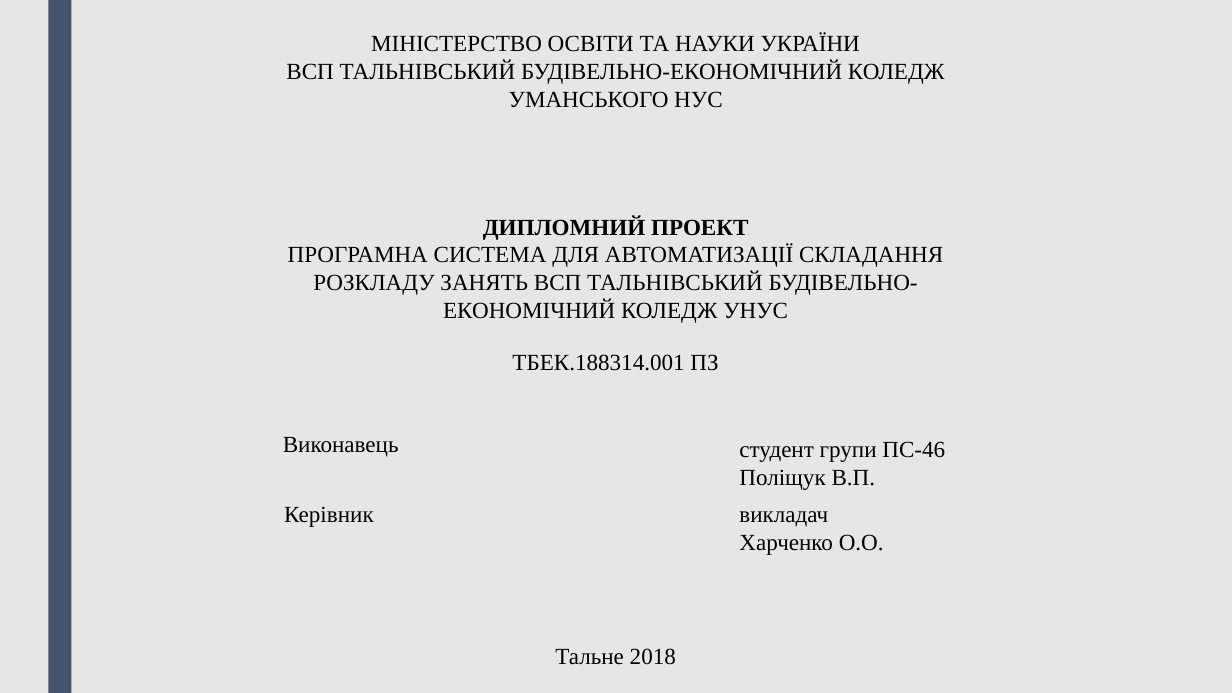
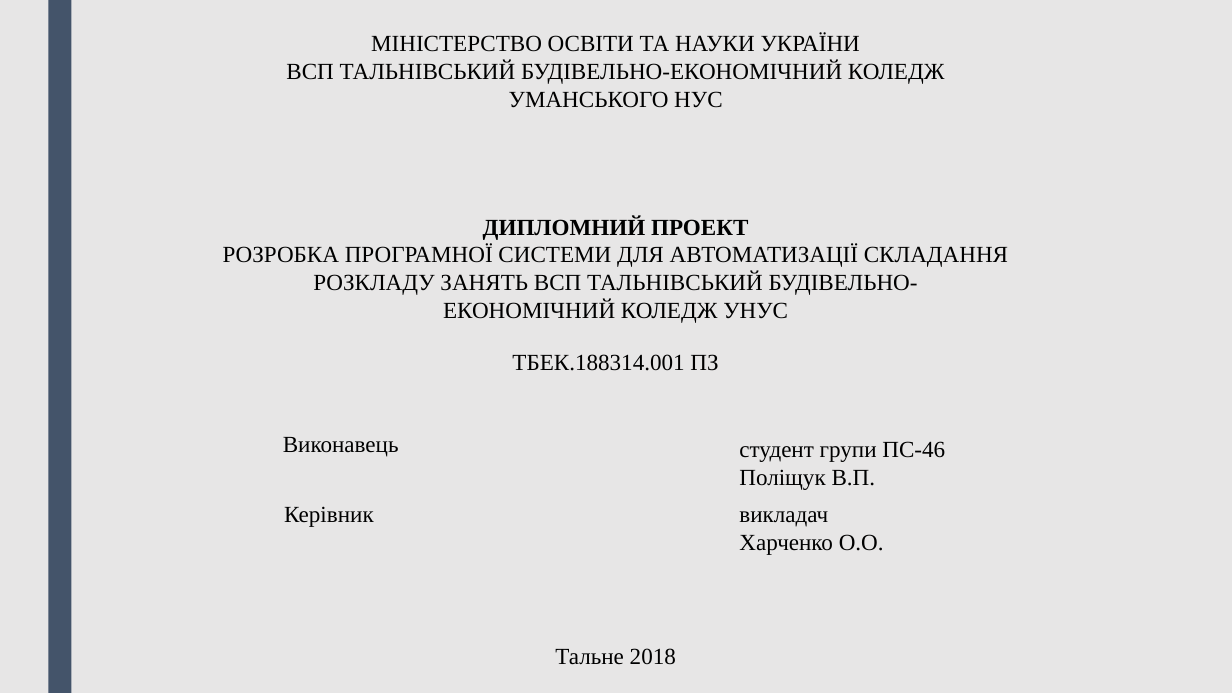
Before and after one commit to volodymyr-polishchuk/DegreeProject, a slide deck: slide 1 of Презентація.pptx. Drawn at 1232x693 pixels with LibreOffice and Linux fonts; fonts in the diff are those of the drawing. Boxes give left, top, right and bottom in pixels: in the first picture for what was removed or moved away, otherwise in the second. Text is boxed around its words. In the diff, an @@ line names an element or a change of style, - is before the commit and + after.

```diff
--- a/Презентація.pptx
+++ b/Презентація.pptx
@@ text "ДИПЛОМНИЙ ПРОЕКТ": place and size @@
-text "ДИПЛОМНИЙ ПРОЕКТ" at [288,217,943,323]
+text "ДИПЛОМНИЙ ПРОЕКТ" at [223,217,1008,323]
@@ text at [223,244,1008,267]: text changed @@
-ПРОГРАМНА СИСТЕМА ДЛЯ АВТОМАТИЗАЦІЇ СКЛАДАННЯ
+РОЗРОБКА ПРОГРАМНОЇ СИСТЕМИ ДЛЯ АВТОМАТИЗАЦІЇ СКЛАДАННЯ
```
Also in this commit, not shown: 5 other files.
